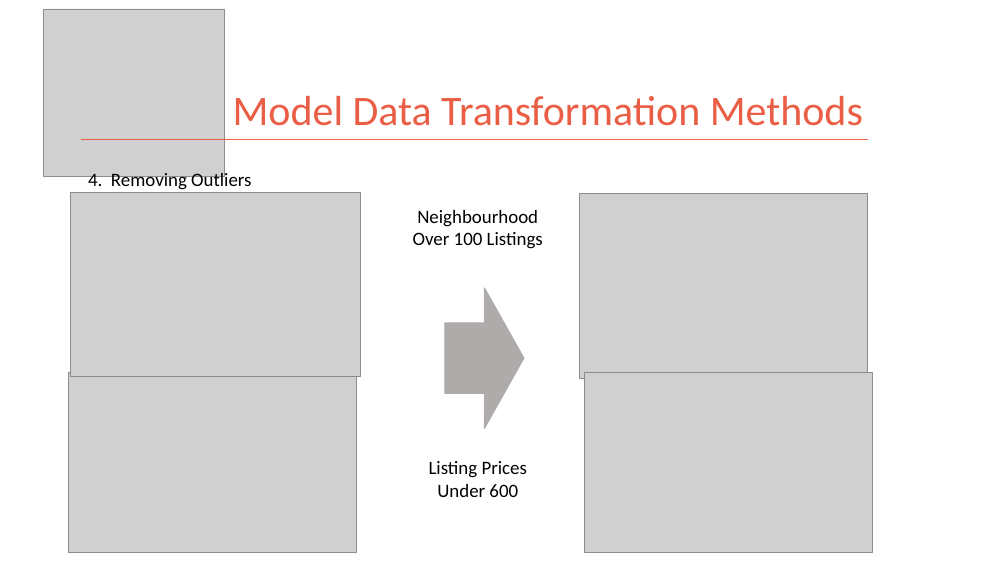
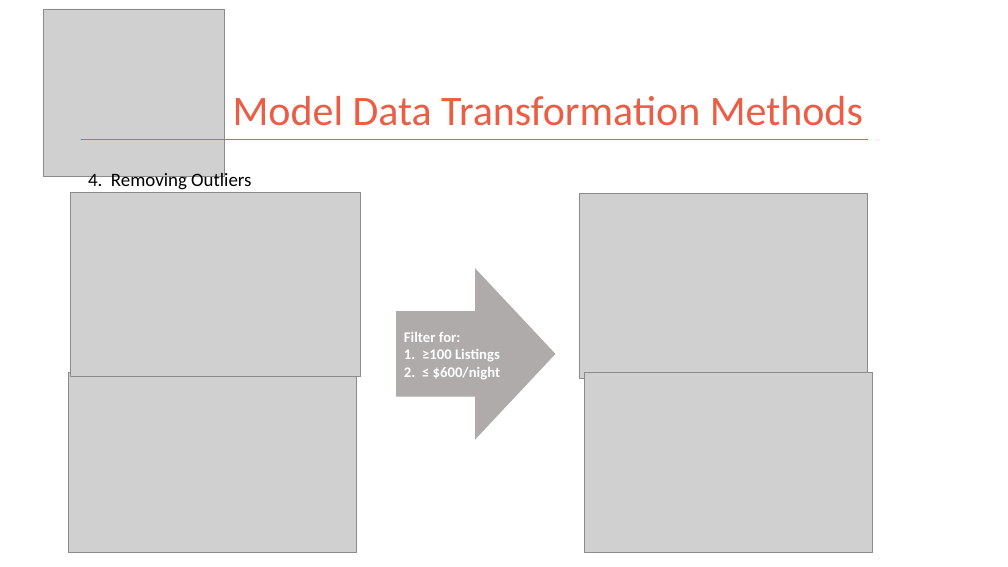
Before and after one commit to kman4/AirbnbPredictions, a slide deck: slide 5 of Airbnb Price Predictions (Model).pptx. Drawn at 1008x567 pixels with LibreOffice and Linux fonts; fonts in the diff are those of the drawing; grey boxes stand for pictures. Boxes give left, top, right and bottom in pixels: in the first picture for what was removed or moved away, otherwise in the second. Text is boxed around its words. In the diff, an @@ line names an element or a change of style, - is before the commit and + after.

```diff
--- a/Airbnb Price Predictions (Model).pptx
+++ b/Airbnb Price Predictions (Model).pptx
@@ text removed at [413,210,543,249] @@
-Neighbourhood Over 100 Listings
@@ right arrow "Filter for:": place and size @@
-right arrow "Filter for:" at [445,288,524,429]
+right arrow "Filter for:" at [397,270,555,439]
@@ text in right arrow at [404,332,501,379]: text added @@
+Filter for:
+1. ≥100 Listings
+2. ≤ $600/night
@@ text removed at [429,461,527,497] @@
-Listing Prices Under 600
```
Also in this commit, not shown: 3 other slides changed, 1 slide added.
